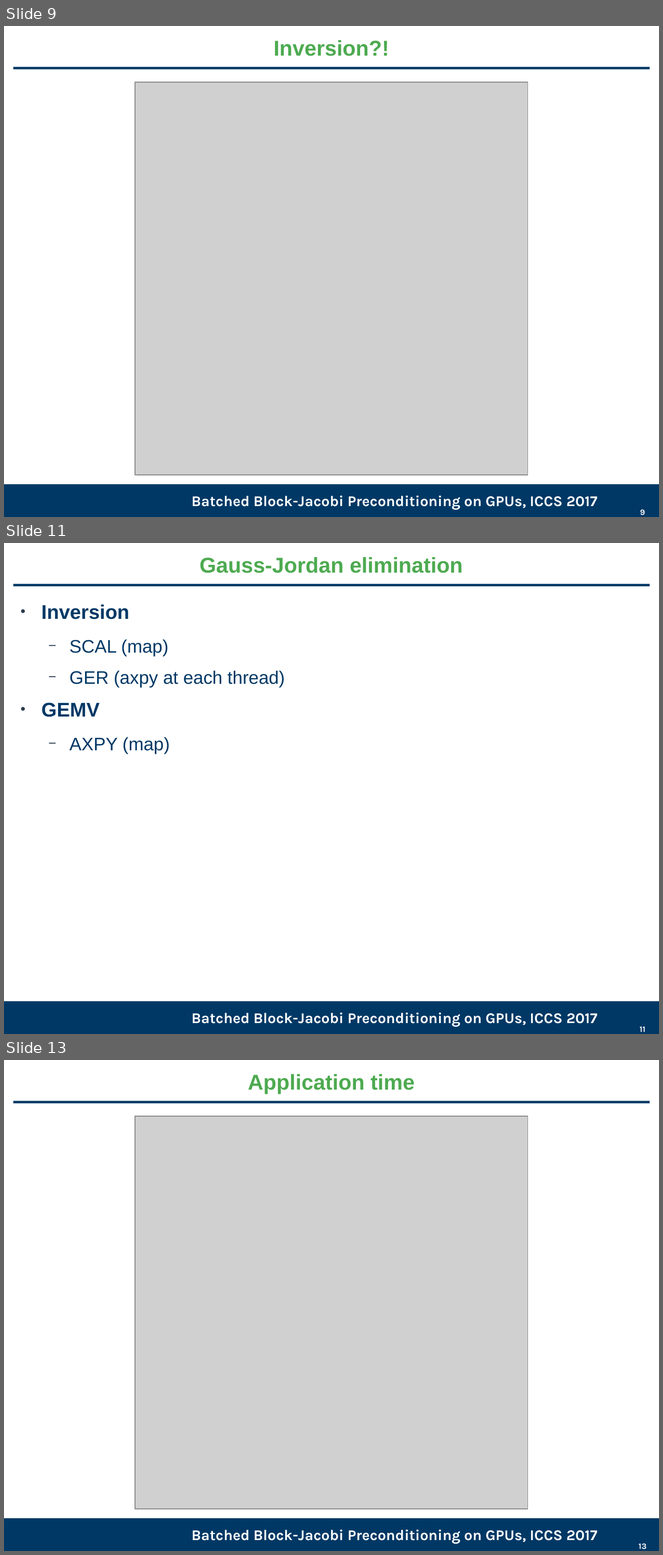
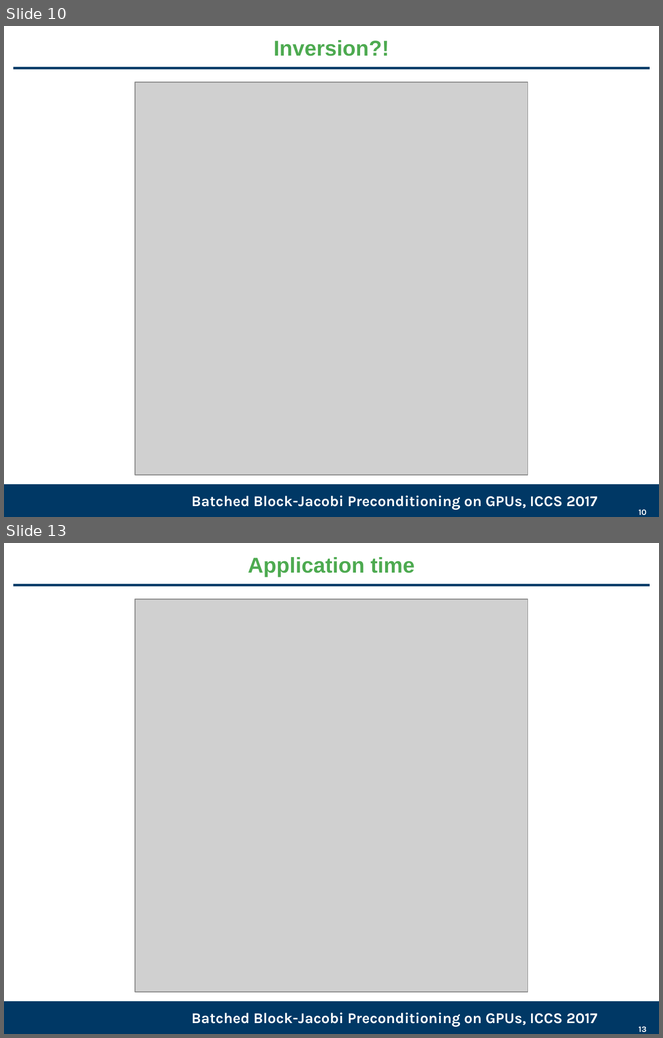
Before and after one commit to gflegar/talks, a slide deck: iccs_2017/slides.odp. Shown one above the other, each under a label of ours: slides 9, 11 and 13 before the commit, slides 10 and 13 after it; the slides between them are not shown. The pictures are 663x1555 and 663x1038 pixels, drawn with LibreOffice and Linux fonts; fonts in the diff are those of the drawing; grey boxes stand for pictures; background and template pictures are left out. Boxes give left, top, right and bottom in pixels: in the first picture for what was removed or moved away, otherwise in the second. Text is boxed around its words. In the diff, an @@ line names an element or a change of style, - is before the commit and + after.

```diff
--- a/iccs_2017/slides.odp
+++ b/iccs_2017/slides.odp
@@ slide 11 removed at (x1=4, y1=543, x2=659, y2=1034), background #FFFFFF; not listed: 2 template elements that a slide beside it also shows @@
@@ title removed at (x1=200, y1=557, x2=463, y2=573) @@
-Gauss-Jordan elimination
@@ text removed at (x1=41, y1=604, x2=285, y2=754) @@
-● Inversion
-  − SCAL (map)
-  − GER (axpy at each thread)
-● GEMV
-  − AXPY (map)
@@ text removed at (x1=192, y1=1013, x2=598, y2=1027) @@
-Batched Block-Jacobi Preconditioning on GPUs, ICCS 2017
@@ page number removed at (x1=640, y1=1027, x2=646, y2=1032) @@
-11
@@ what was slide 9 is now slide 10 @@
@@ page number at (x1=639, y1=510, x2=647, y2=515): text changed @@
-9
+10
```
Also in this commit, not shown: 6 slides changed, 1 slide added, 1 other slide removed.
